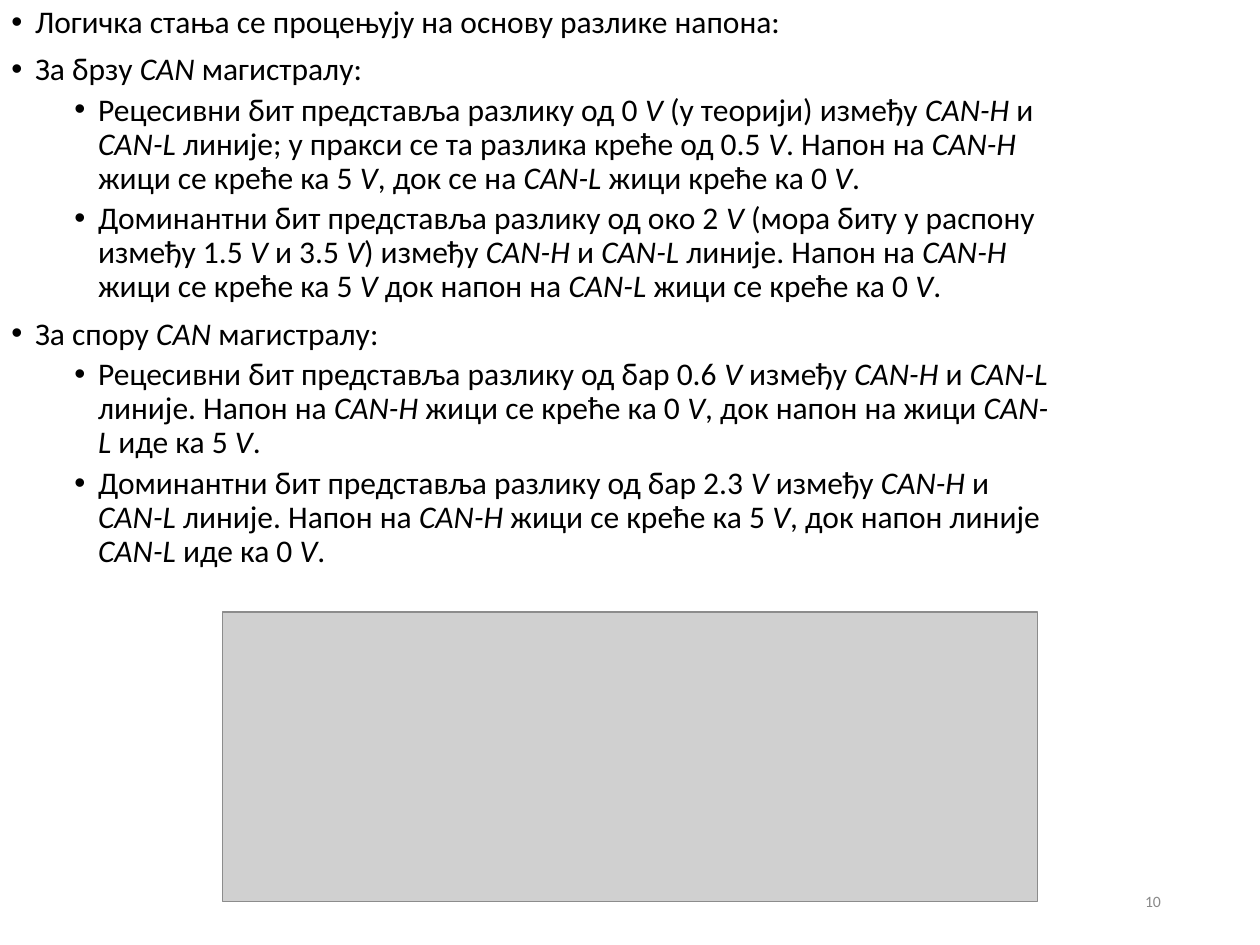
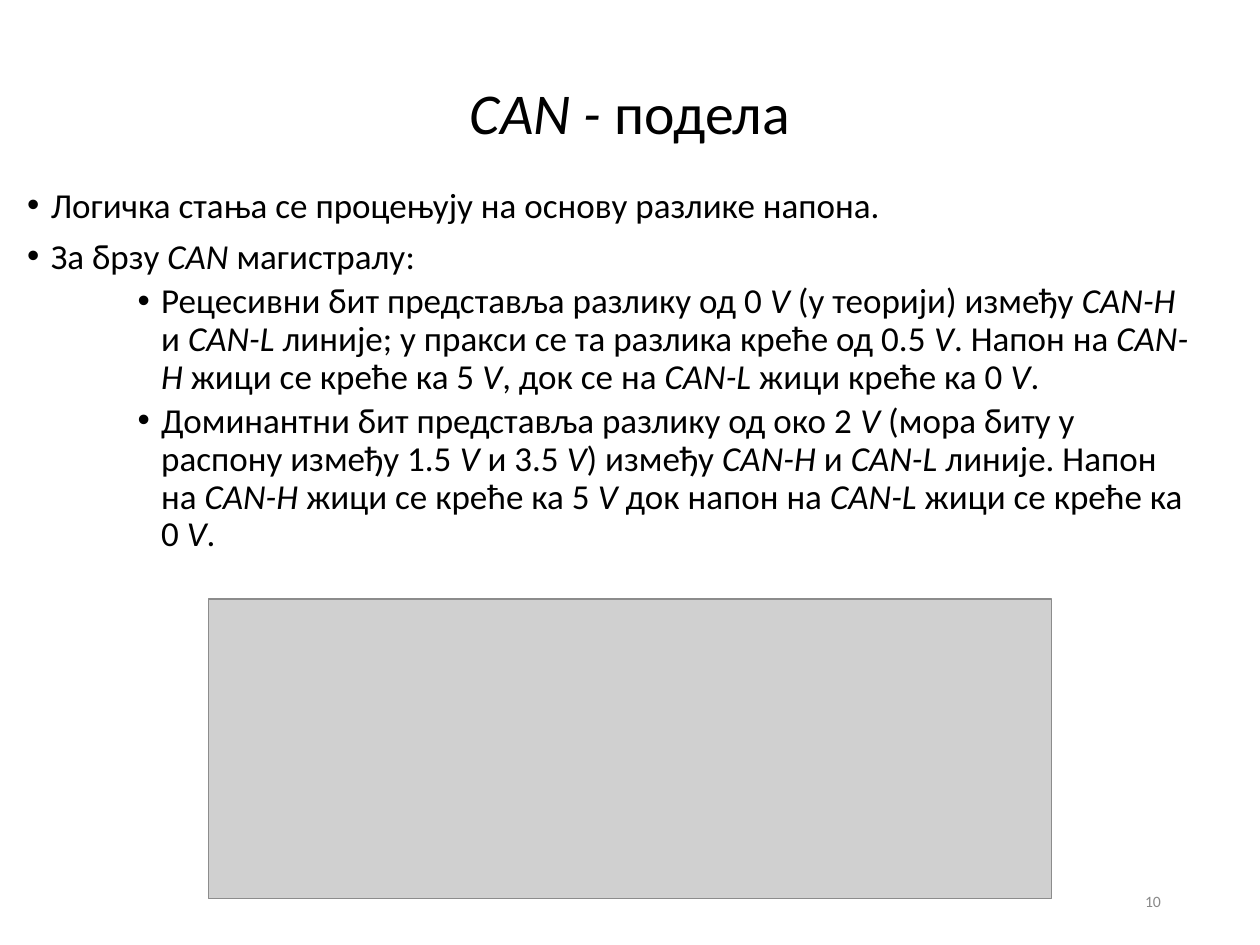
Before and after one commit to fjasic/bsc, a slide deck: slide 10 of documentation/Filip_Jasic_RA46-2014-prezentacija.ppt. Drawn at 1260x945 pixels with LibreOffice and Linux fonts; fonts in the diff are those of the drawing; grey boxes stand for pictures; background and template pictures are left out. Boxes give left, top, right and bottom in pixels: in the first picture for what was removed or moved away, otherwise in the second. Text is boxed around its words. In the diff, an @@ line names an element or a change of style, - is before the commit and + after.

```diff
--- a/documentation/Filip_Jasic_RA46-2014-prezentacija.ppt
+++ b/documentation/Filip_Jasic_RA46-2014-prezentacija.ppt
@@ title added at (x1=470, y1=96, x2=790, y2=144), 33 pt, text #000000 @@
+CAN - подела
@@ text "Логичка стања се процењују на ..." moved from (x1=35, y1=11, x2=1049, y2=568) to (x1=51, y1=194, x2=1188, y2=547) @@
@@ text at (x1=51, y1=194, x2=880, y2=224): text changed; size 18 to 20 pt @@
-• Логичка стања се процењују на основу разлике напона:
+• Логичка стања се процењују на основу разлике напона.
@@ text at (x1=51, y1=245, x2=1188, y2=547): size 18 to 20 pt in "За брзу CAN магистралу:", "Рецесивни бит представља разлику од 0 V ...", "Доминантни бит представља разлику од око 2 ..."; list level 2 to 3 in "Рецесивни бит представља разлику од ..."; list level 2 to 3 in "Доминантни бит представља разлику од ..." @@
@@ text at (x1=35, y1=324, x2=1049, y2=568): paragraphs removed @@
-• За спору CAN магистралу:
-  • Рецесивни бит представља разлику од бар 0.6 V између CAN-H и CAN-L линије. Напон на CAN-H жици се креће ка 0 V, док напон на жици CAN-L иде ка 5 V.
-  • Доминантни бит представља разлику од бар 2.3 V између CAN-H и CAN-L линије. Напон на CAN-H жици се креће ка 5 V, док напон линије CAN-L иде ка 0 V.
@@ picture resized from (x1=223, y1=612, x2=1038, y2=902) to (x1=208, y1=598, x2=1051, y2=898) @@
```
Also in this commit, not shown: 11 other slides changed, 2 slides removed.
